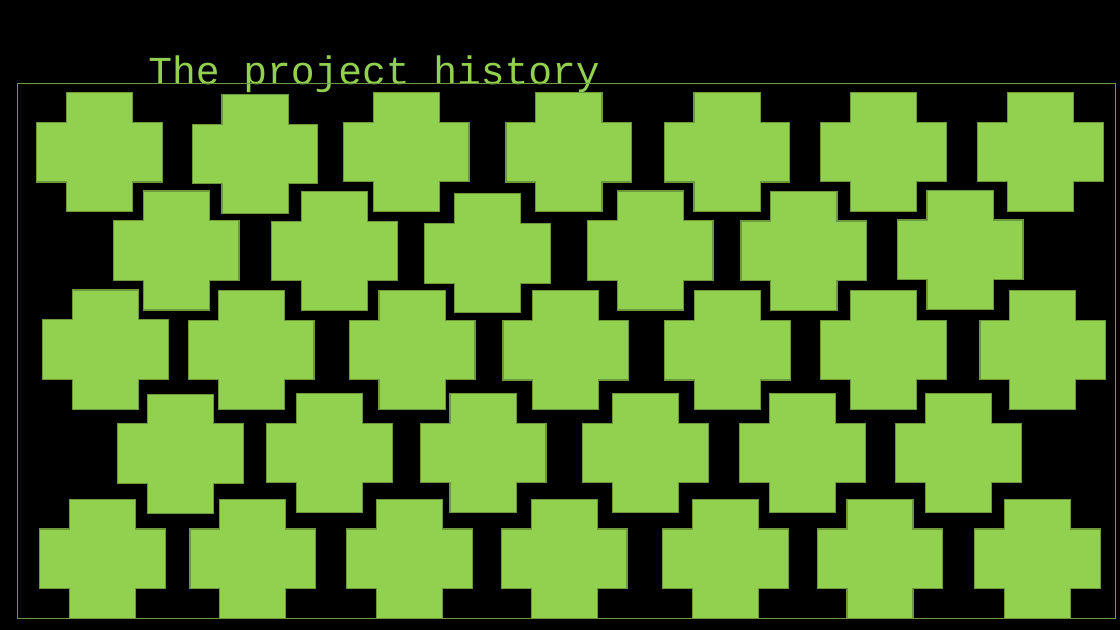
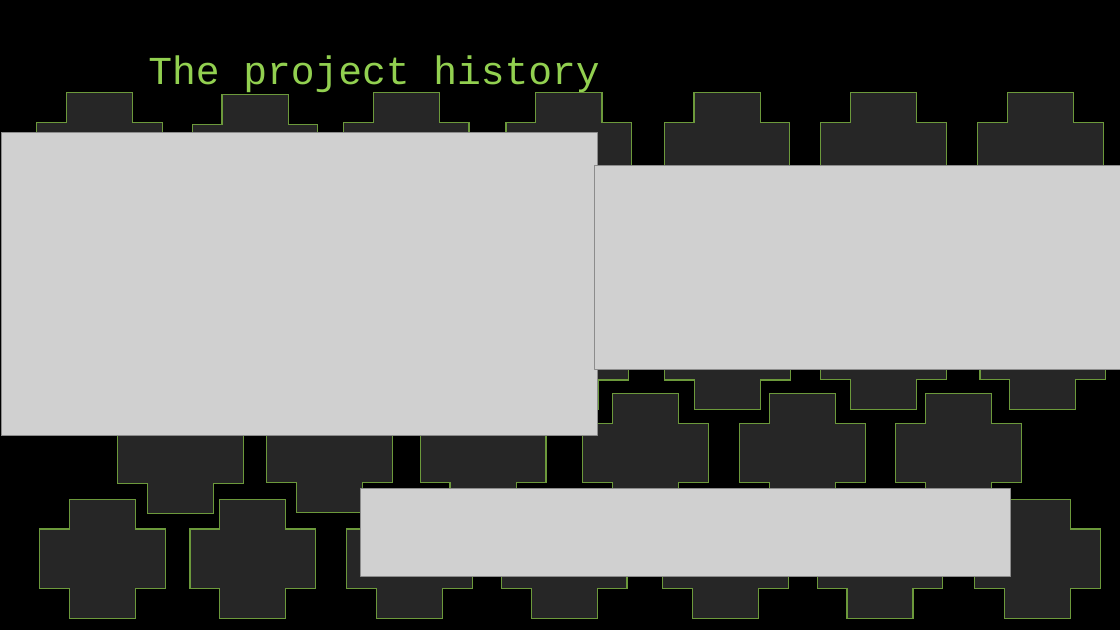
Before and after one commit to gwydion67/KOSS-presentation, a slide deck: slide 8 of New Git Concepts.pptx (slide 7 before the commit). Drawn at 1120x630 pixels with LibreOffice and Linux fonts; fonts in the diff are those of the drawing; grey boxes stand for pictures. Boxes give left, top, right and bottom in pixels: in the first picture for what was removed or moved away, otherwise in the second. Text is boxed around its words. In the diff, an @@ line names an element or a change of style, - is before the commit and + after.

```diff
--- a/New Git Concepts.pptx
+++ b/New Git Concepts.pptx
@@ rectangle removed at <box>18,83,1116,618</box> @@
@@ picture added at <box>2,133,597,436</box> @@
@@ picture added at <box>595,166,1120,370</box> @@
@@ plus removed at <box>113,191,239,310</box> @@
@@ plus removed at <box>272,192,398,311</box> @@
@@ plus removed at <box>425,194,551,313</box> @@
@@ plus removed at <box>741,192,867,311</box> @@
@@ plus removed at <box>897,190,1023,309</box> @@
@@ plus removed at <box>43,290,169,409</box> @@
@@ plus removed at <box>188,291,314,410</box> @@
@@ plus removed at <box>350,291,476,410</box> @@
@@ fill #92D050 to #262626 in 25 elements at <box>665,291,791,410</box>, <box>665,92,791,212</box>, <box>818,499,944,618</box>, <box>739,393,865,513</box>, <box>821,92,947,212</box>, <box>821,291,947,410</box>, <box>975,499,1101,618</box>, <box>896,393,1022,513</box>, <box>981,291,1107,410</box>, <box>978,92,1104,212</box>, <box>344,92,470,212</box>, <box>347,499,473,618</box>, <box>506,92,632,212</box>, <box>503,291,629,410</box>, <box>587,191,713,310</box>, <box>420,393,546,513</box>, <box>502,499,628,618</box>, <box>663,499,789,618</box>, <box>583,393,709,513</box>, <box>192,95,318,214</box>, <box>37,92,163,212</box>, <box>118,394,244,513</box>, <box>39,499,166,618</box>, <box>190,499,316,618</box>, <box>266,393,392,513</box> @@
@@ picture added at <box>361,489,1011,576</box> @@
```
Also in this commit, not shown: 1 other slide changed, 9 slides added, 4 slides removed.
